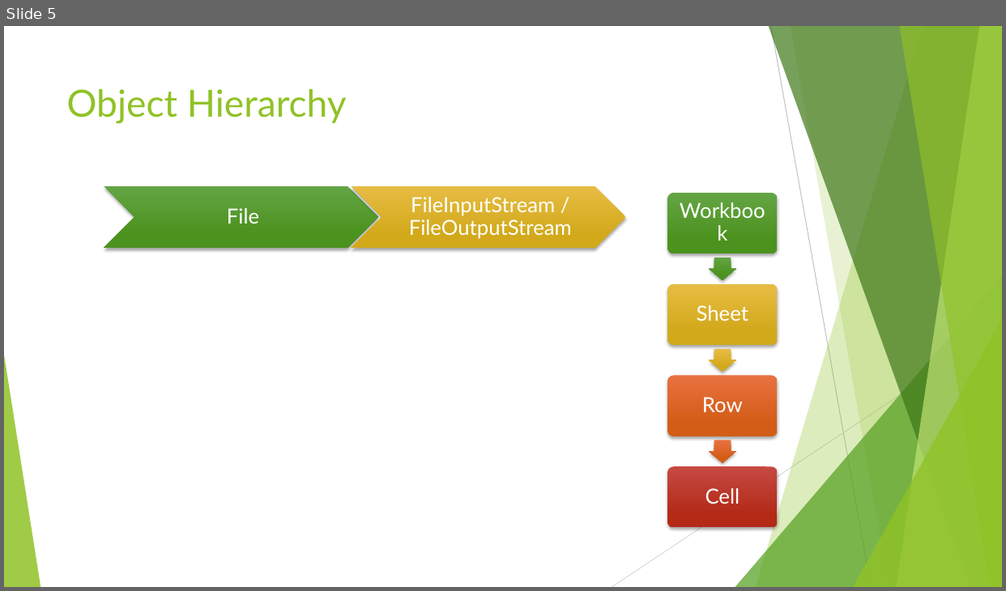
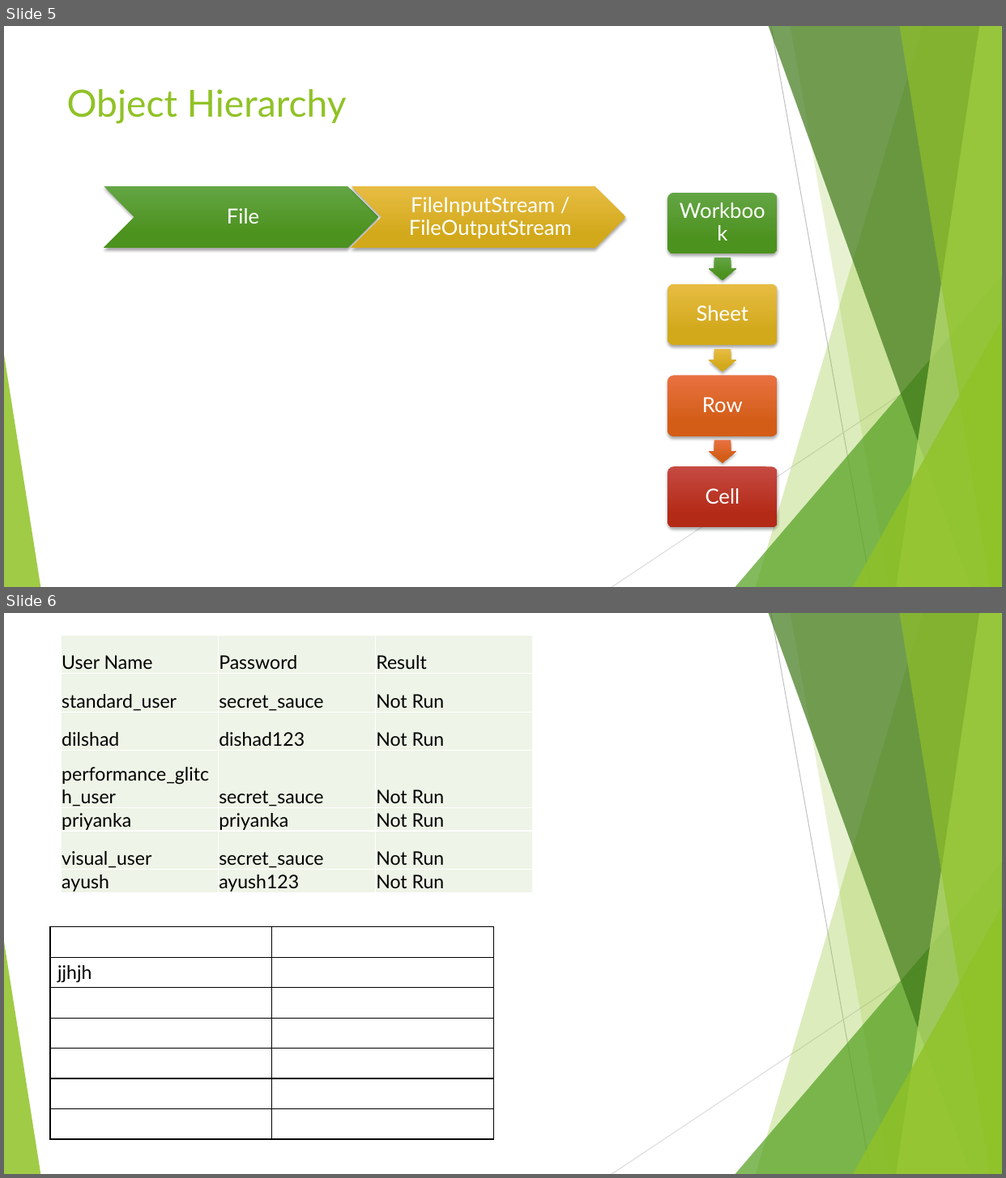
Before and after one commit to ankushvankore/SA2601010, a slide deck: Data Driven Framework.pptx. Shown one above the other, each under a label of ours: slide 5 before the commit, slides 5 and 6 after it. The pictures are 1006x591 and 1006x1178 pixels, drawn with LibreOffice and Linux fonts; fonts in the diff are those of the drawing. Boxes give left, top, right and bottom in pixels: in the first picture for what was removed or moved away, otherwise in the second. Text is boxed around its words. In the diff, an @@ line names an element or a change of style, - is before the commit and + after.

```diff
--- a/Data Driven Framework.pptx
+++ b/Data Driven Framework.pptx
@@ slide 6 added at <box>4,613,1002,1174</box>, background #FFFFFF; not listed: 10 template elements that a slide beside it also shows @@
@@ table added at <box>61,636,533,895</box>, 7 rows, 3 columns @@
+User Name | Password | Result
+standard_user | secret_sauce | Not Run
+dilshad | dishad123 | Not Run
+performance_glitch_user | secret_sauce | Not Run
+priyanka | priyanka | Not Run
+visual_user | secret_sauce | Not Run
+ayush | ayush123 | Not Run
@@ table added at <box>50,927,493,1140</box>, 7 rows, 2 columns @@
+ | 
+jjhjh | 
+ | 
+ | 
+ | 
+ | 
+ | 
```
Also in this commit, not shown: 26 other files.
